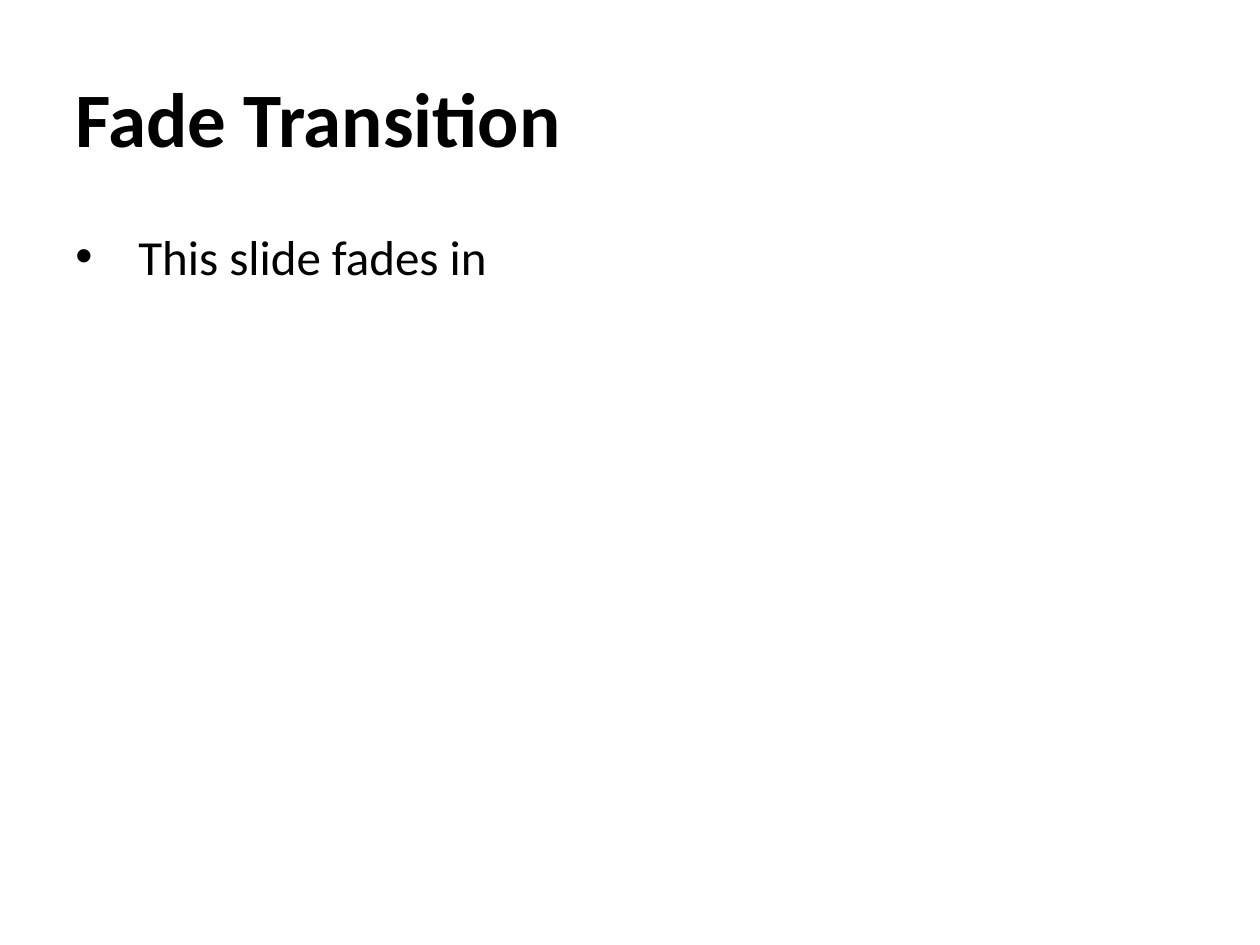
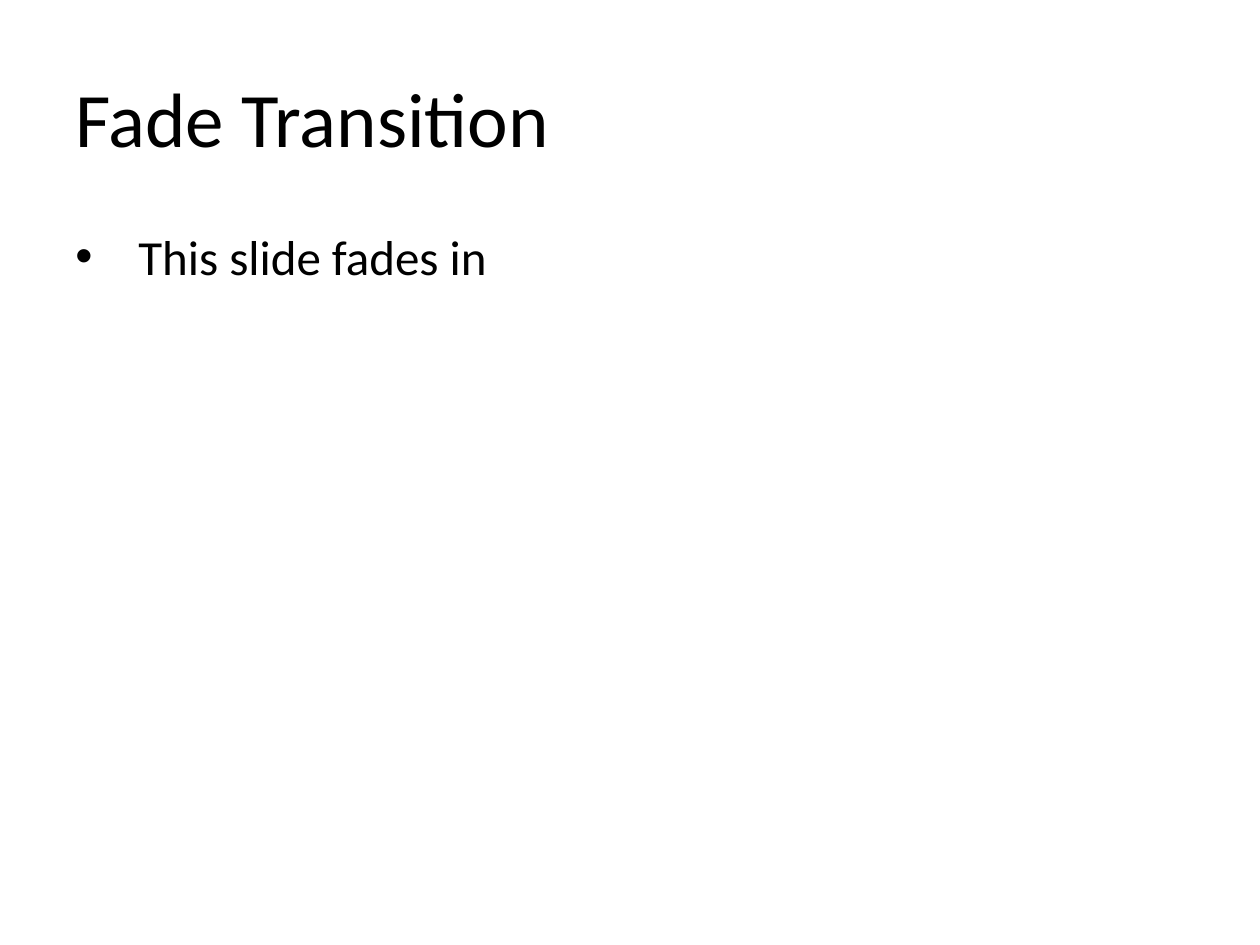
Before and after one commit to djinn-soul/gopptx, a slide deck: slide 1 of smoke_samples/14_transitions.pptx. Drawn at 1260x945 pixels with LibreOffice and Linux fonts; fonts in the diff are those of the drawing. Boxes give left, top, right and bottom in pixels: in the first picture for what was removed or moved away, otherwise in the second. Text is boxed around its words. In the diff, an @@ line names an element or a change of style, - is before the commit and + after.

```diff
--- a/smoke_samples/14_transitions.pptx
+++ b/smoke_samples/14_transitions.pptx
@@ text "Fade Transition" at <box>75,93,549,148</box>: bold off @@
```
Also in this commit, not shown: 2 other slides changed, 2 slides added, 45 other files.
